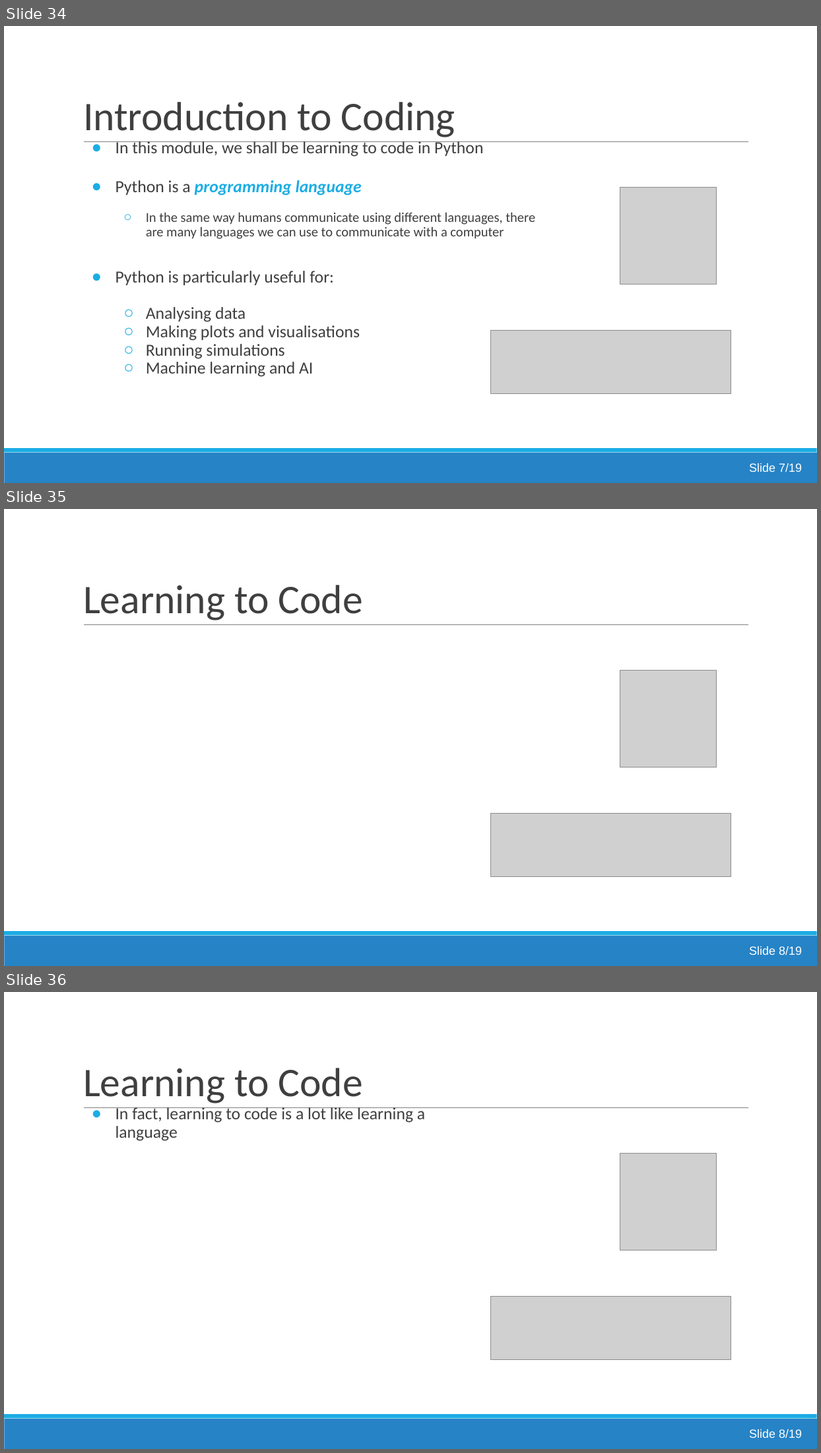
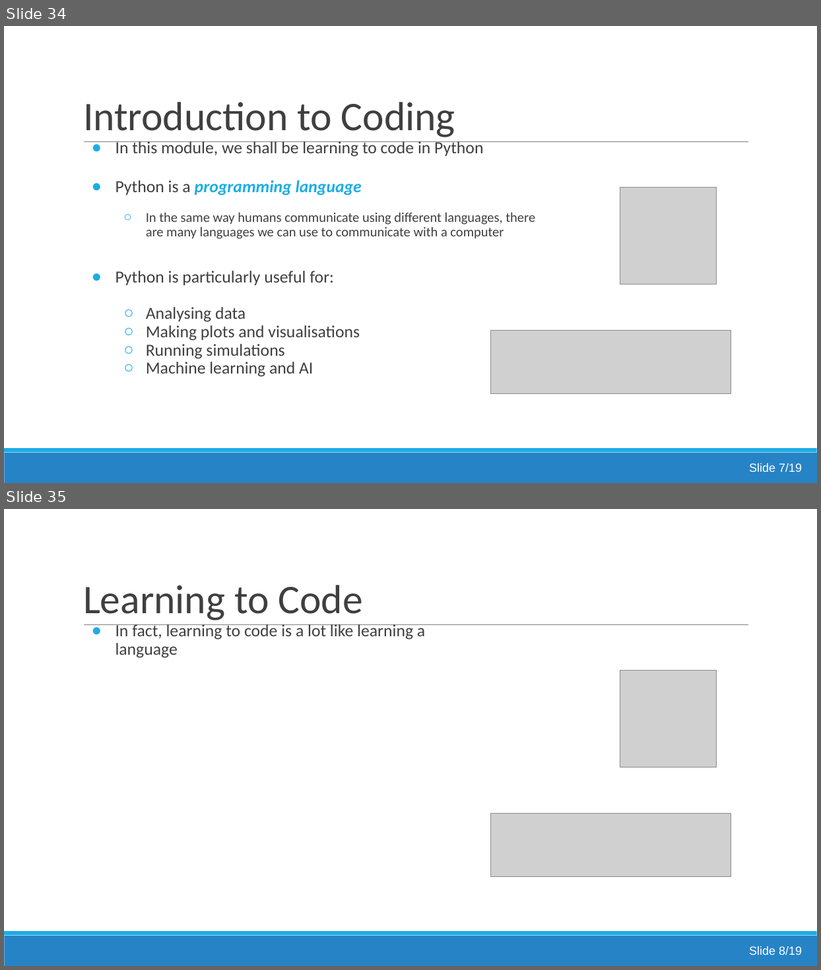
Before and after one commit to jsmartinstats/SCIF10002-2026, a slide deck: 01/Lecture1_Introduction_And_Data_Types.pptx. Shown one above the other, each under a label of ours: slides 34, 35 and 36 before the commit, slides 34 and 35 after it. The pictures are 821x1453 and 821x970 pixels, drawn with LibreOffice and Linux fonts; fonts in the diff are those of the drawing; grey boxes stand for pictures. Boxes give left, top, right and bottom in pixels: in the first picture for what was removed or moved away, otherwise in the second. Text is boxed around its words. In the diff, an @@ line names an element or a change of style, - is before the commit and + after.

```diff
--- a/01/Lecture1_Introduction_And_Data_Types.pptx
+++ b/01/Lecture1_Introduction_And_Data_Types.pptx
@@ slide 35 removed at bbox=[4, 509, 817, 966], background #FFFFFF; not listed: 3 template elements that a slide beside it also shows @@
@@ title removed at bbox=[83, 585, 363, 621] @@
-Learning to Code
@@ picture removed at bbox=[620, 671, 717, 768] @@
@@ picture removed at bbox=[491, 813, 731, 877] @@
@@ text removed at bbox=[749, 947, 802, 955] @@
-Slide 8/19
@@ what was slide 36 is now slide 35 @@
```
Also in this commit, not shown: 3 slides changed, 1 slide added, 2 other slides removed.
